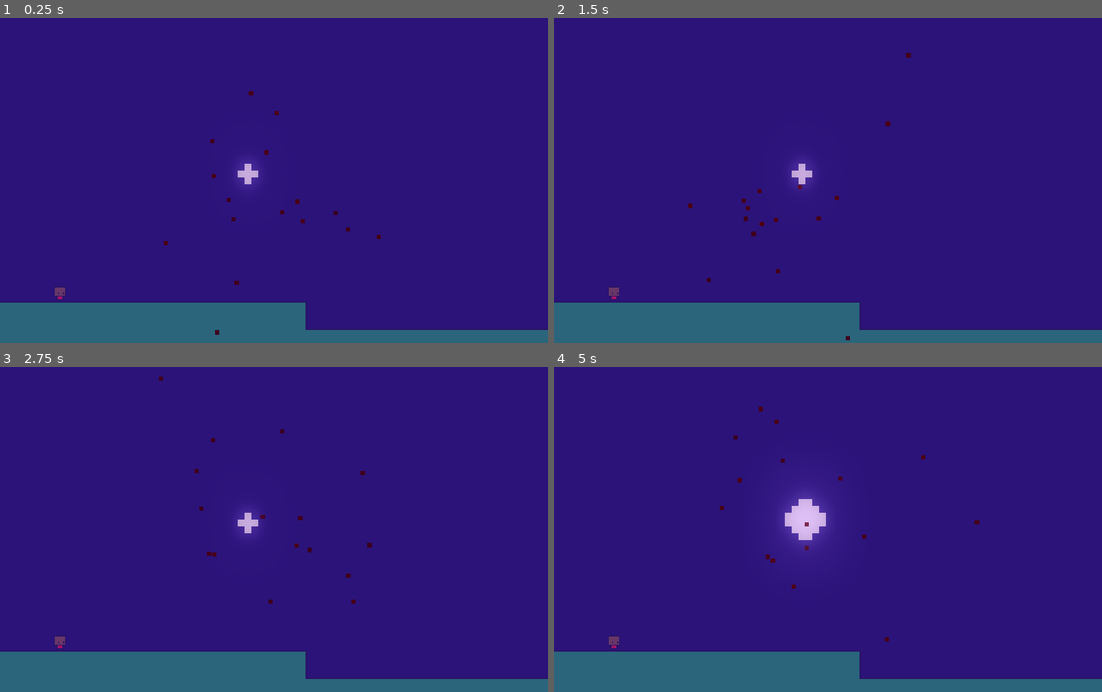
Above: before the commit, frames 1-4 (two rows, left to right).
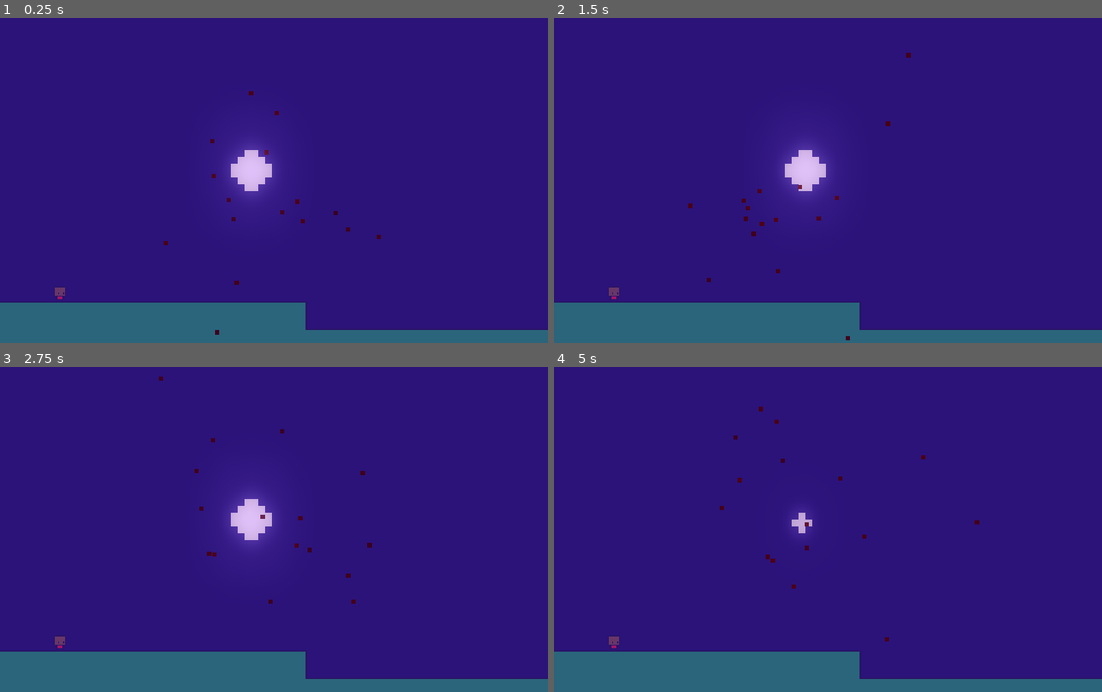
Above: after the commit, the same moments.

Repository: AdamSmif/Sportsball-Adventures
Game: Godot game, scene res://Levels/ShaderTest.tscn
Two runs of this game, one before a commit and one after it. Both use one fixed random seed, a clock stepped at 60 frames per second and the inputs below. This scene is started directly instead of the project's main scene.
Inputs:
- Up to frame 1 (0.25 s): no input
- Up to frame 2 (1.5 s): hold Up (ui_up) from 0.53 s (still down); tap Space (jump) at 0.77 s
- Up to frame 3 (2.75 s): tap Space (jump) at 1.52 s; release Up (ui_up) at 2.03 s
- Up to frame 4 (5 s): hold Up (ui_up) 2.78-4.28 s; tap Space (jump) at 3.02, 3.77, 4.52 s

The runs differ from the first frame. In frame 1, 0.9% of the frame differs, in the area x 41-51%, y 38-55%; in frame 2, 0.9%; in frame 3, 0.9%; in frame 4, 1.0%.

Commit message:
added minor content

Diff:
--- a/Enemies+Allies/Gronkobot/Gronkobot.tscn
+++ b/Enemies+Allies/Gronkobot/Gronkobot.tscn
@@ -32,7 +32,6 @@
 position = Vector2( 0.110184, 0 )
 scale = Vector2( 0.5, 0.5 )
 frames = SubResource( 1 )
-frame = 3
 playing = true
 __meta__ = {
 "_edit_lock_": true
--- a/Levels/HubTest.tscn
+++ b/Levels/HubTest.tscn
@@ -21,6 +21,7 @@
 [ext_resource path="res://autorunner/bowlingball1.png" type="Texture" id=19]
 [ext_resource path="res://Assets/bottle.png" type="Texture" id=20]
 [ext_resource path="res://Assets/bowlingpin.png" type="Texture" id=21]
+[ext_resource path="res://Assets/Shaders/CircleParticleSystem.tscn" type="PackedScene" id=22]
 
 [node name="HubTest" type="Node2D"]
 
@@ -119,11 +120,11 @@
 next_world_scene = "res://Levels/VillageDemo.tscn"
 
 [node name="golflag" type="Sprite" parent="."]
-position = Vector2( 197, 301 )
+position = Vector2( 375.626, 324.523 )
 texture = ExtResource( 16 )
 
 [node name="Exit5" parent="." instance=ExtResource( 12 )]
-position = Vector2( 197, 309 )
+position = Vector2( 374.156, 325.907 )
 next_world_scene = "res://Levels/golfworld/GolfWorld1-1.tscn"
 
 [node name="thepogostickitself" type="Sprite" parent="."]
@@ -160,3 +161,10 @@
 [node name="Exit9" parent="." instance=ExtResource( 12 )]
 position = Vector2( 464.36, 214.862 )
 next_world_scene = "res://Levels/GridWorld/GridZone1.tscn"
+
+[node name="CircleParticleSystem" parent="." instance=ExtResource( 22 )]
+position = Vector2( 85.6327, 341.781 )
+
+[node name="Exit10" parent="." instance=ExtResource( 12 )]
+position = Vector2( 84.2262, 346.692 )
+next_world_scene = "res://Levels/ShaderTest.tscn"
--- a/Levels/ShaderTest.tscn
+++ b/Levels/ShaderTest.tscn
@@ -28,6 +28,7 @@
 [node name="NightSkyAnimated" parent="." instance=ExtResource( 1 )]
 position = Vector2( 299.214, -146.267 )
 scale = Vector2( 8, 8 )
+frame = 1
 
 [node name="GolfTile" parent="." instance=ExtResource( 2 )]
 position = Vector2( -59.4753, -89.6174 )
--- a/Levels/World.tscn
+++ b/Levels/World.tscn
@@ -156,7 +156,30 @@
 position = Vector2( -537.99, 527.286 )
 
 [node name="Ocean8" parent="." instance=ExtResource( 25 )]
-position = Vector2( -792.99, 527.286 )
+position = Vector2( -790.885, 527.286 )
+frame = 2
+
+[node name="Ocean13" parent="." instance=ExtResource( 25 )]
+position = Vector2( -790.885, 592.286 )
+frame = 1
+
+[node name="Ocean14" parent="." instance=ExtResource( 25 )]
+position = Vector2( -536, 592 )
+frame = 1
+
+[node name="Ocean15" parent="." instance=ExtResource( 25 )]
+position = Vector2( -792, 656 )
+
+[node name="Ocean16" parent="." instance=ExtResource( 25 )]
+position = Vector2( -536, 656 )
+
+[node name="Ocean17" parent="." instance=ExtResource( 25 )]
+position = Vector2( -600, 704 )
+frame = 2
+
+[node name="Ocean18" parent="." instance=ExtResource( 25 )]
+position = Vector2( -736, 750 )
+scale = Vector2( 5, 5 )
 frame = 2
 
 [node name="Ocean9" parent="." instance=ExtResource( 25 )]
@@ -371,7 +394,7 @@
 id = 2
 
 [node name="FallZone" parent="." instance=ExtResource( 24 )]
-position = Vector2( 877.872, 1287.95 )
+position = Vector2( 912, 984 )
 lose_level_world_scene = "res://Levels/World.tscn"
 
 [node name="Bottles" type="YSort" parent="."]
Not shown: 1 places in Levels/HubTest.tscn that only renumber resources
